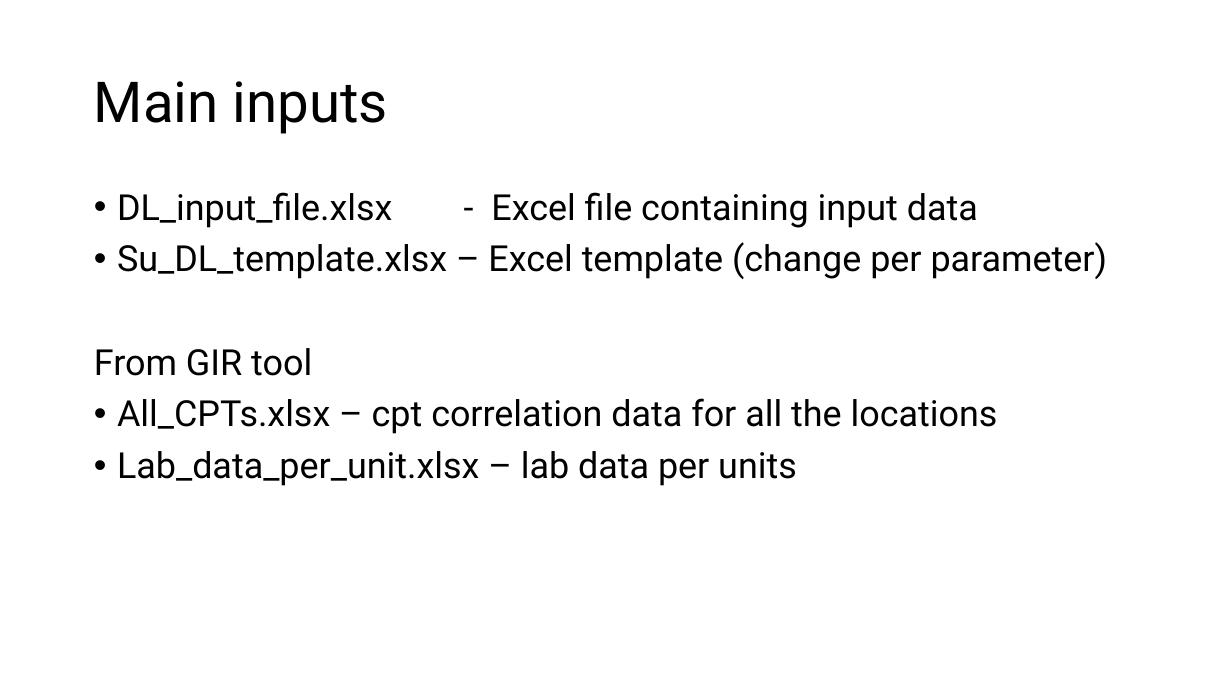
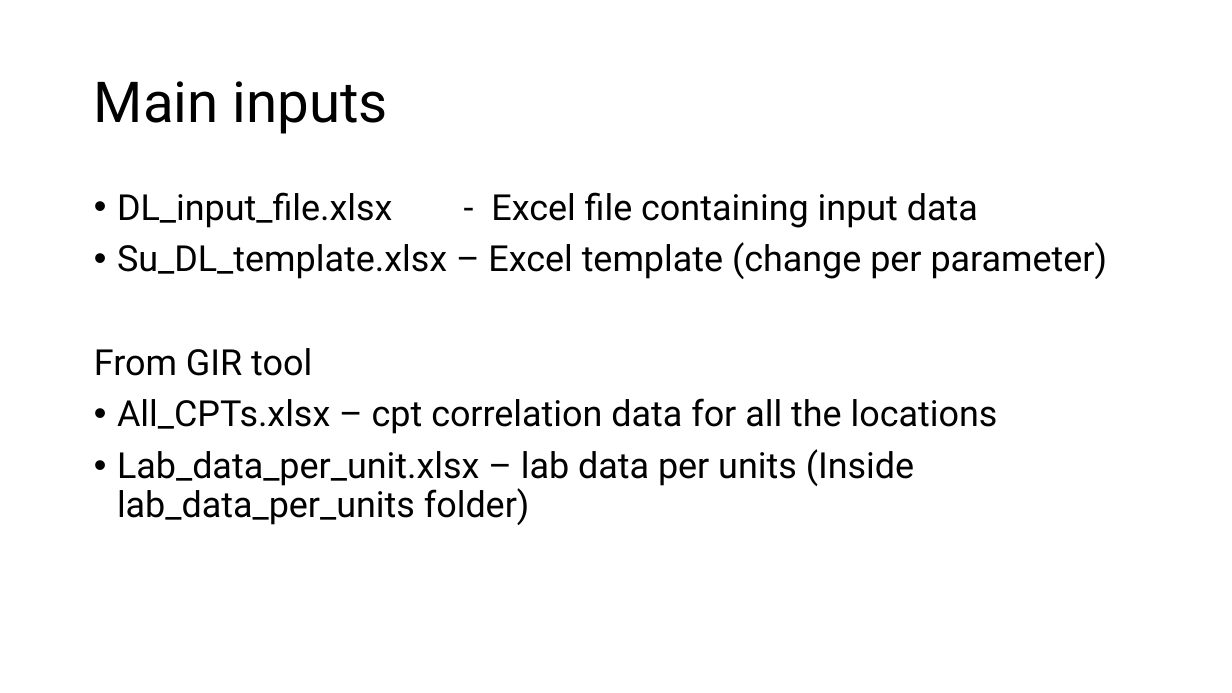
Before and after one commit to hem55-star/DL_template_copy, a slide deck: slide 2 of Instructions_manual_for_DL_template_copy.pptx. Drawn at 1232x693 pixels with LibreOffice and Linux fonts; fonts in the diff are those of the drawing. Boxes give left, top, right and bottom in pixels: in the first picture for what was removed or moved away, otherwise in the second. Text is boxed around its words. In the diff, an @@ line names an element or a change of style, - is before the commit and + after.

Commit message:
Working branch

```diff
--- a/Instructions_manual_for_DL_template_copy.pptx
+++ b/Instructions_manual_for_DL_template_copy.pptx
@@ text at [117,449,914,525]: text changed @@
-• Lab_data_per_unit.xlsx – lab data per units
+• Lab_data_per_unit.xlsx – lab data per units (Inside lab_data_per_units folder)
```
